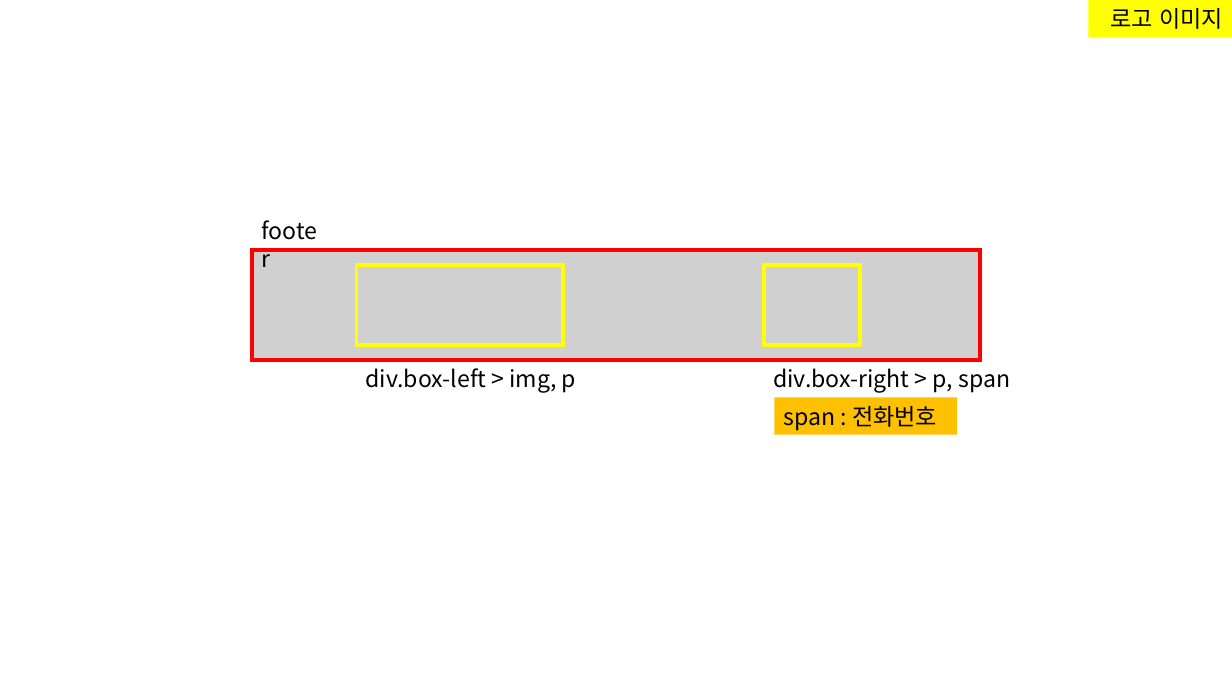
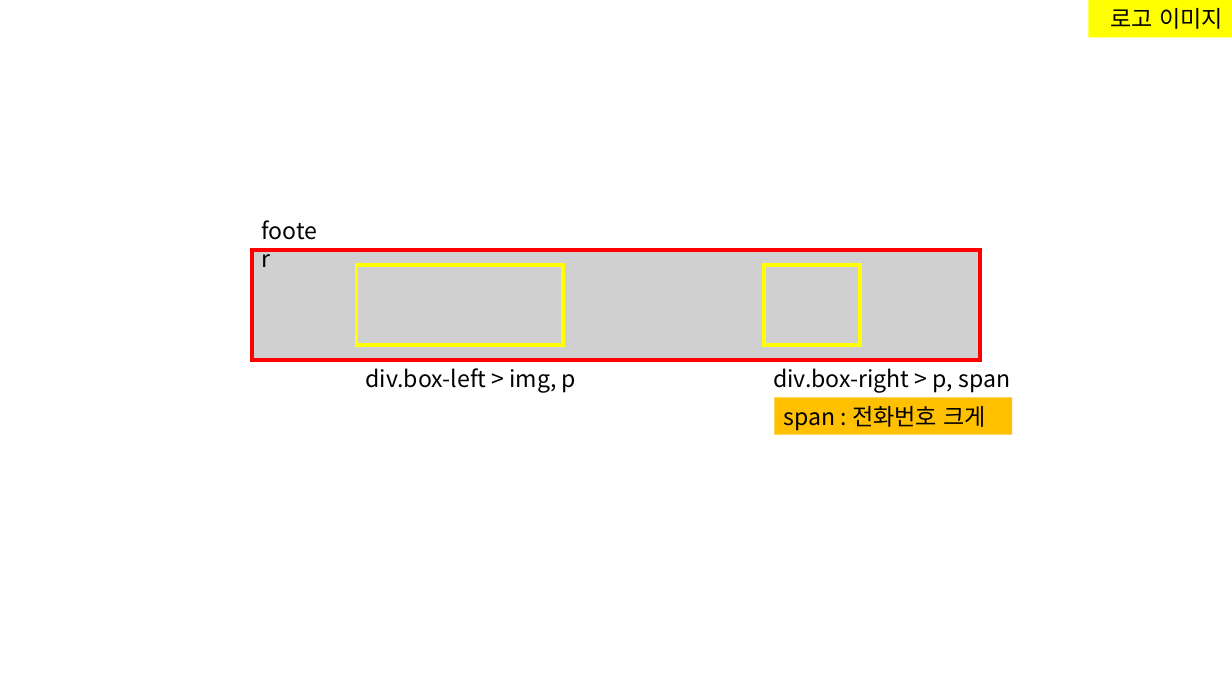
Before and after one commit to kim-yeny/project-lawfirm, a slide deck: slide 8 of [참고] lawfirm/(노트) lawfirm.pptx. Drawn at 1232x693 pixels with LibreOffice and Linux fonts; fonts in the diff are those of the drawing; grey boxes stand for pictures. Boxes give left, top, right and bottom in pixels: in the first picture for what was removed or moved away, otherwise in the second. Text is boxed around its words. In the diff, an @@ line names an element or a change of style, - is before the commit and + after.

```diff
--- a/[참고] lawfirm/(노트) lawfirm.pptx
+++ b/[참고] lawfirm/(노트) lawfirm.pptx
@@ rectangle "span : 전화번호 크게": place and size @@
-rectangle "span : 전화번호 크게" at [775,397,958,434]
+rectangle "span : 전화번호 크게" at [775,397,1012,434]
@@ text in rectangle at [783,406,987,430]: text changed @@
-span : 전화번호
+span : 전화번호 크게
```
Also in this commit, not shown: 4 other slides changed, 1 slide added.
